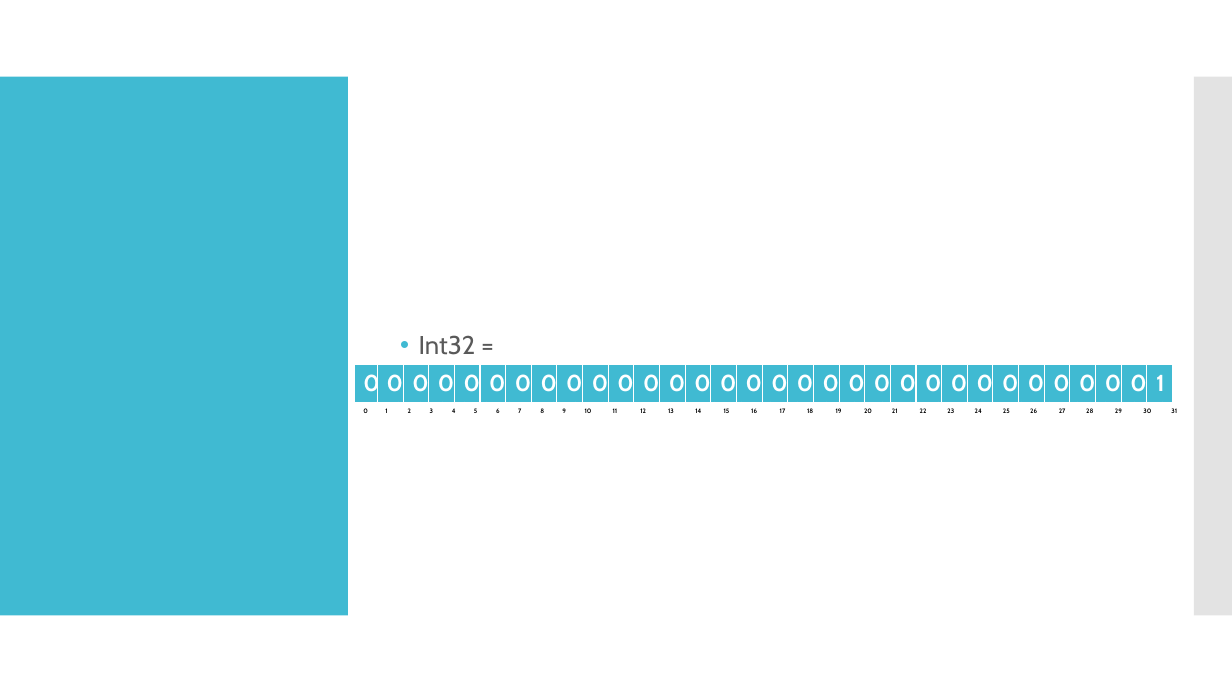
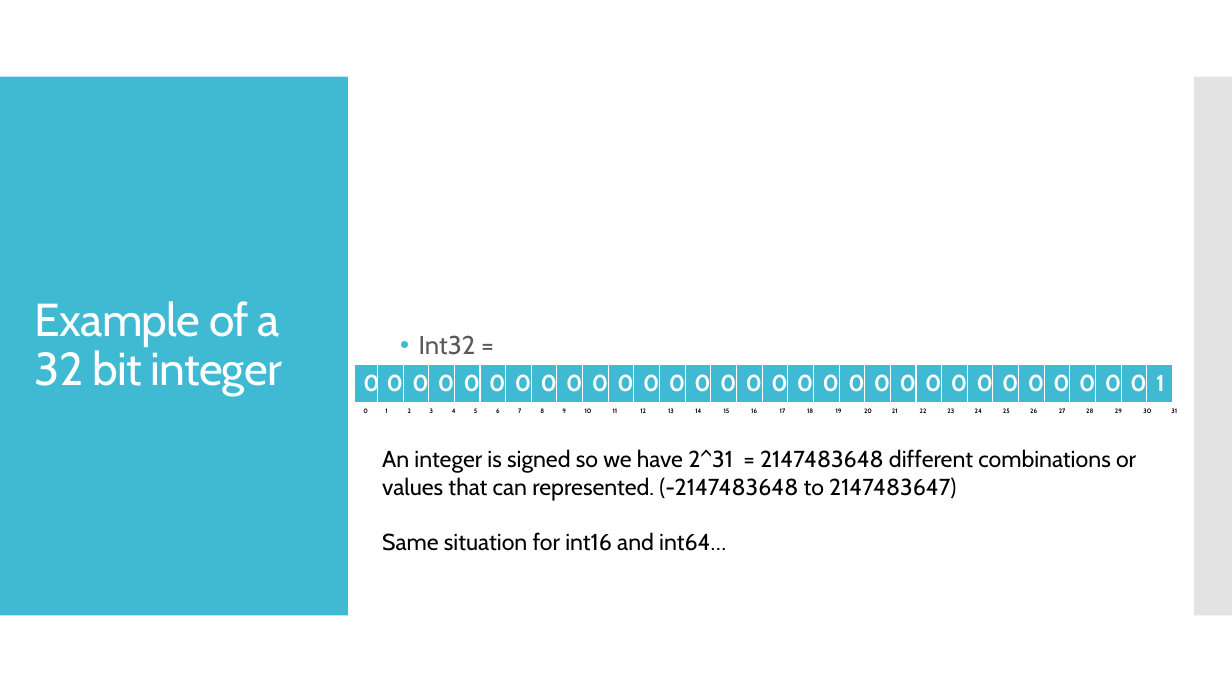
Before and after one commit to kevinlin47/Learn_Go, a slide deck: slide 3 of Data_types and variables/Datatypes_variables.pptx. Drawn at 1232x693 pixels with LibreOffice and Linux fonts; fonts in the diff are those of the drawing. Boxes give left, top, right and bottom in pixels: in the first picture for what was removed or moved away, otherwise in the second. Text is boxed around its words. In the diff, an @@ line names an element or a change of style, - is before the commit and + after.

```diff
--- a/Data_types and variables/Datatypes_variables.pptx
+++ b/Data_types and variables/Datatypes_variables.pptx
@@ title added at (35,301,282,396), 36 pt, text #FFFFFF @@
+Example of a 32 bit integer
@@ text added at (382,449,1136,551), 18 pt, text #000000 @@
+An integer is signed so we have 2^31 = 2147483648 different combinations or values that can represented. (-2147483648 to 2147483647)
+Same situation for int16 and int64…
```
Also in this commit, not shown: 1 slide added.
